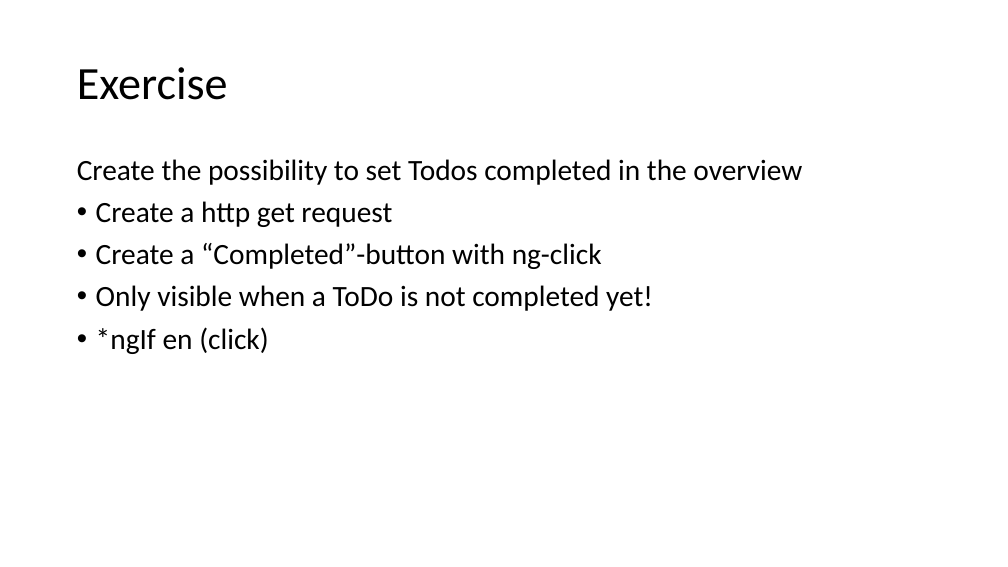
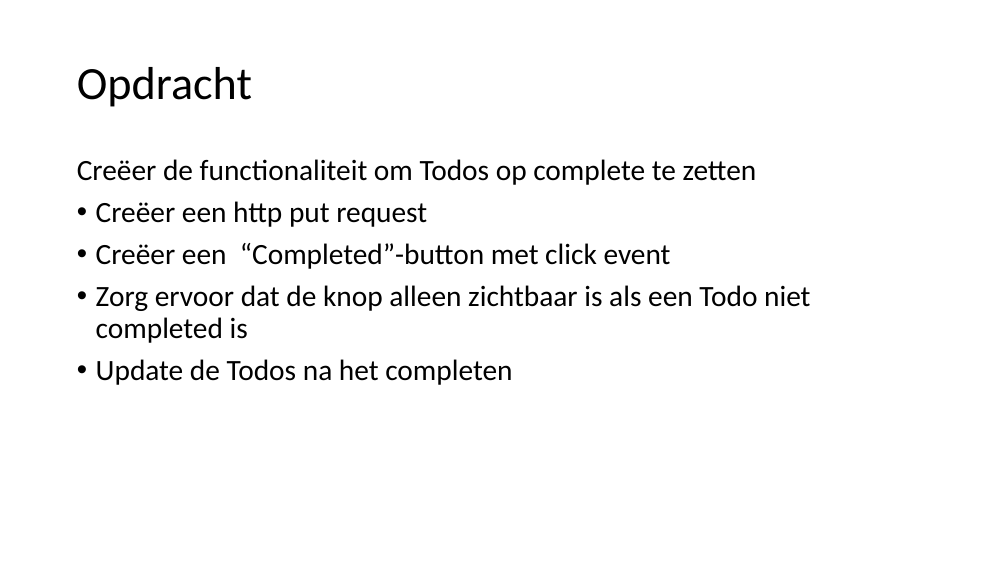
Before and after one commit to spirit-coding/todo-app-aj33349, a slide deck: slide 46 of Angular2.pptx. Drawn at 1008x567 pixels with LibreOffice and Linux fonts; fonts in the diff are those of the drawing. Boxes give left, top, right and bottom in pixels: in the first picture for what was removed or moved away, otherwise in the second. Text is boxed around its words. In the diff, an @@ line names an element or a change of style, - is before the commit and + after.

```diff
--- a/Angular2.pptx
+++ b/Angular2.pptx
@@ title at [77,67,252,107]: text changed @@
-Exercise
+Opdracht
@@ text at [77,159,810,385]: text changed @@
-Create the possibility to set Todos completed in the overview
-• Create a http get request
-• Create a “Completed”-button with ng-click
-• Only visible when a ToDo is not completed yet!
-• *ngIf en (click)
+Creëer de functionaliteit om Todos op complete te zetten
+• Creëer een http put request
+• Creëer een “Completed”-button met click event
+• Zorg ervoor dat de knop alleen zichtbaar is als een Todo niet completed is
+• Update de Todos na het completen
```
Also in this commit, not shown: 5 other slides changed, 1 slide added, 2 slides removed.
